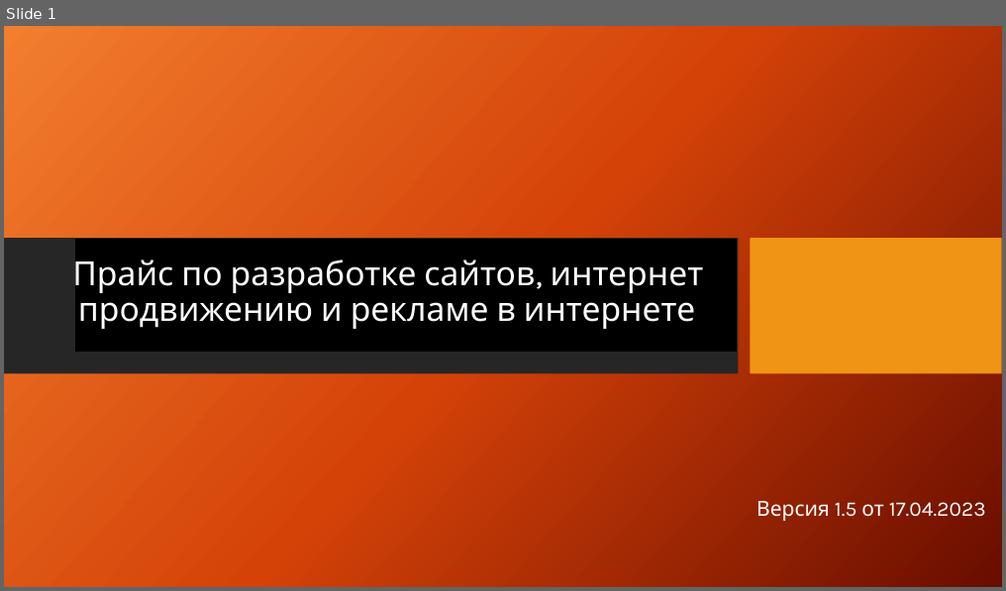
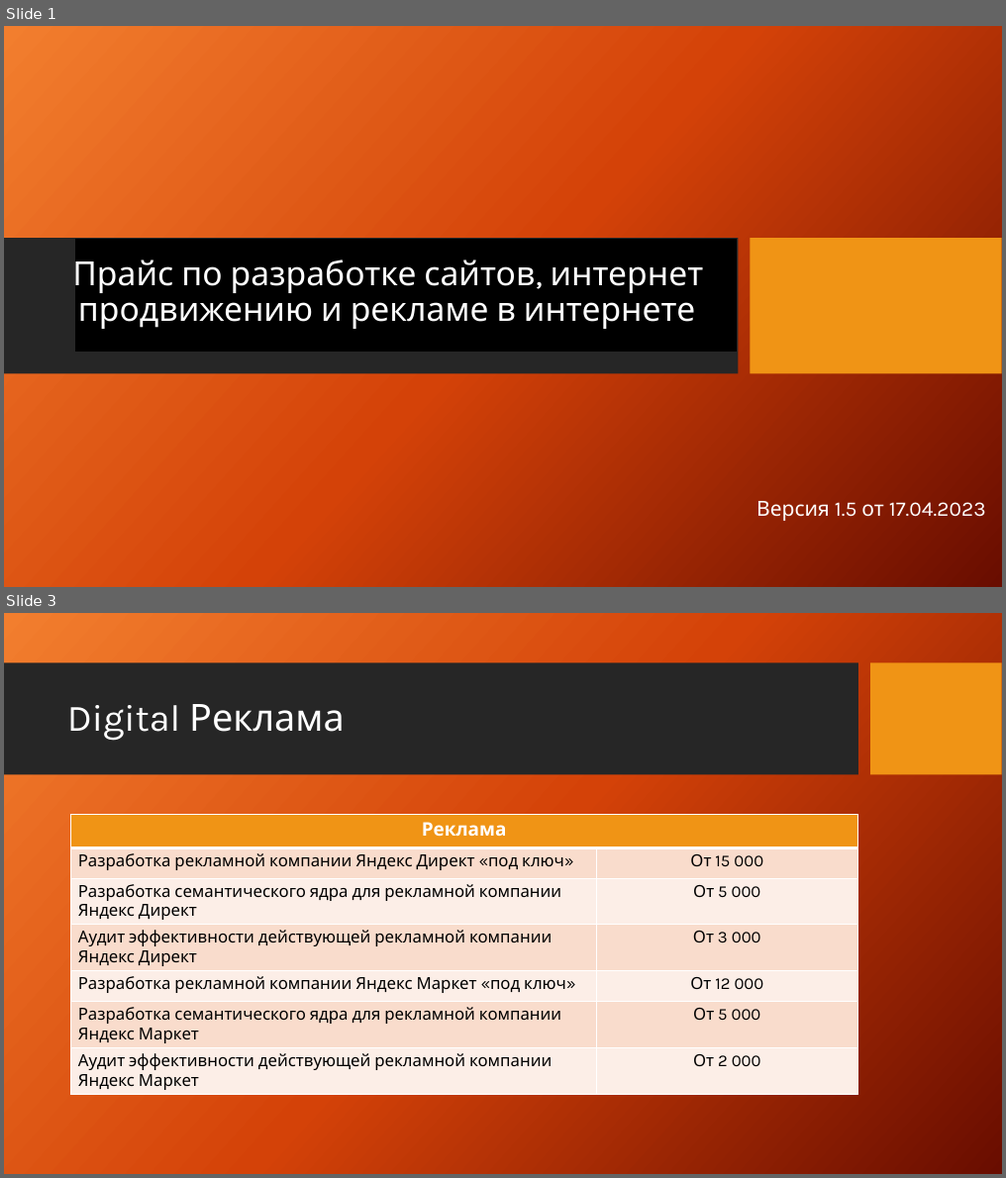
Before and after one commit to shazam-dev/seo-cy.ru, a slide deck: public/Прайс по разработке сайтов, интернет продвижению и.pptx. Shown one above the other, each under a label of ours: slide 1 before the commit, slides 1 and 3 after it; the slides between them are not shown. The pictures are 1006x591 and 1006x1178 pixels, drawn with LibreOffice and Linux fonts; fonts in the diff are those of the drawing; background and template pictures are left out. Boxes give left, top, right and bottom in pixels: in the first picture for what was removed or moved away, otherwise in the second. Text is boxed around its words. In the diff, an @@ line names an element or a change of style, - is before the commit and + after.

```diff
--- a/public/Прайс по разработке сайтов, интернет продвижению и.pptx
+++ b/public/Прайс по разработке сайтов, интернет продвижению и.pptx
@@ slide 3 added at [4,613,1002,1174], background picture (left out) @@
@@ rectangle added at [4,663,858,775], fill #262626 @@
@@ rectangle added at [871,663,1002,775], fill #F09415 @@
@@ title added at [67,704,345,740], 36 pt, text #FFFFFF @@
+Digital Реклама
@@ table added at [70,815,858,1099], 7 rows, 2 columns @@
+Реклама | 
+Разработка рекламной компании Яндекс Директ «под ключ» | От 15 000
+Разработка семантического ядра для рекламной компании Яндекс Директ | От 5 000
+Аудит эффективности действующей рекламной компании Яндекс Директ | От 3 000
+Разработка рекламной компании Яндекс Маркет «под ключ» | От 12 000
+Разработка семантического ядра для рекламной компании Яндекс Маркет | От 5 000
+Аудит эффективности действующей рекламной компании Яндекс Маркет | От 2 000
```
Also in this commit, not shown: 1 slide changed, 2 other slides added.
